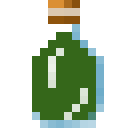
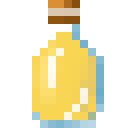
Layers edited between the first and the second 128px x 128px image:
showed "Apple Juice", painted on it over [32, 32, 104, 120]
hid "Gross", painted on it over [32, 32, 104, 120]
